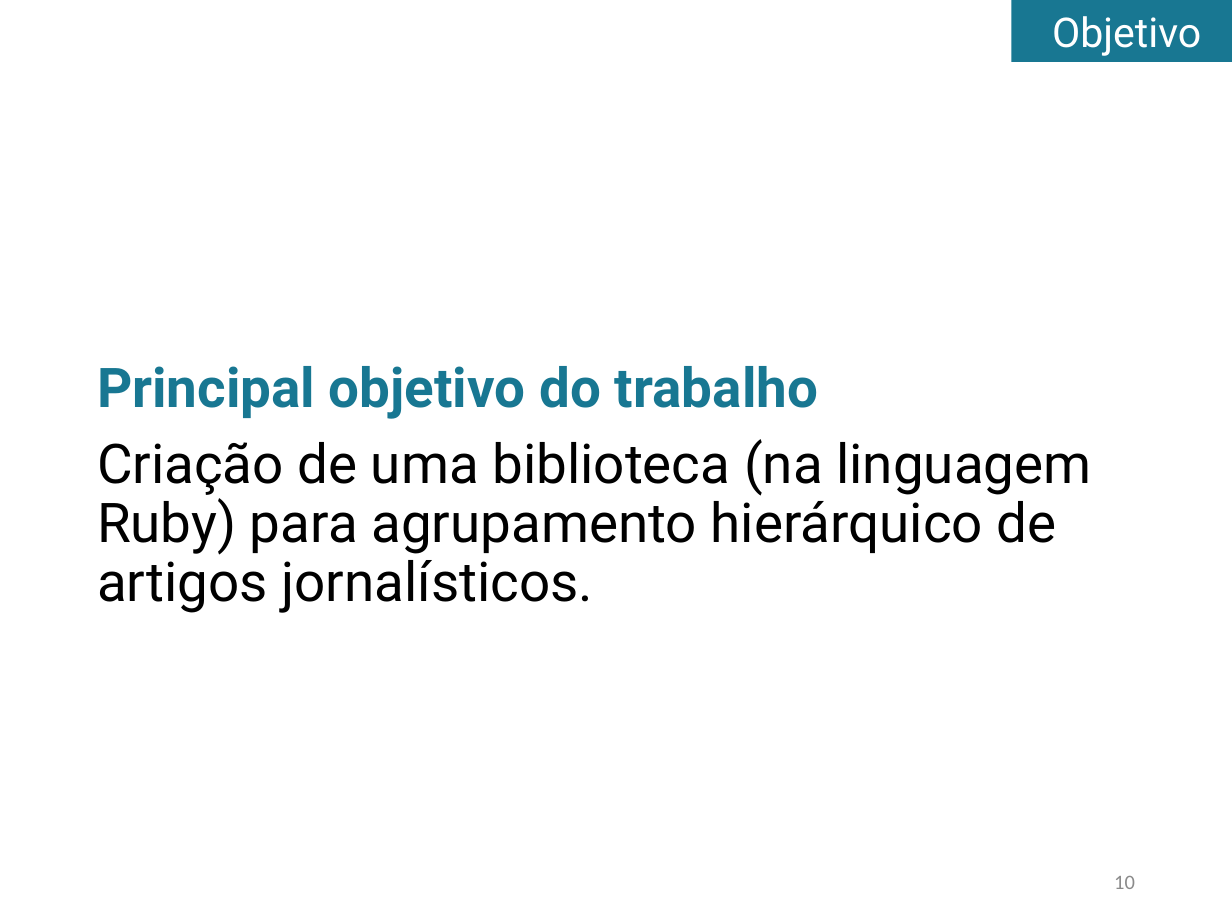
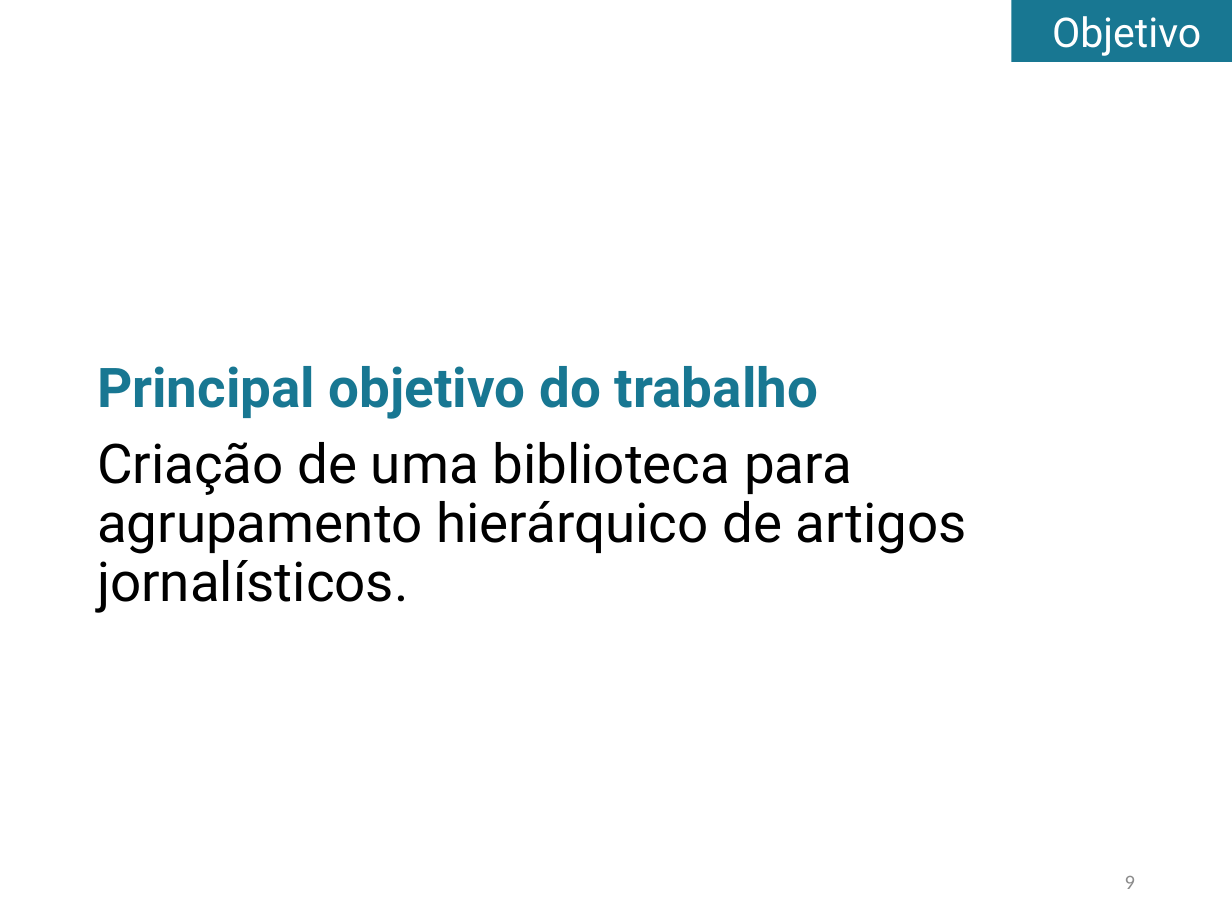
Before and after one commit to tomferreira/mac499, a slide deck: slide 9 of apresentacao/Apresentacao.pptx (slide 10 before the commit). Drawn at 1232x924 pixels with LibreOffice and Linux fonts; fonts in the diff are those of the drawing. Boxes give left, top, right and bottom in pixels: in the first picture for what was removed or moved away, otherwise in the second. Text is boxed around its words. In the diff, an @@ line names an element or a change of style, - is before the commit and + after.

```diff
--- a/apresentacao/Apresentacao.pptx
+++ b/apresentacao/Apresentacao.pptx
@@ text at <box>97,442,967,613</box>: text changed @@
-Criação de uma biblioteca (na linguagem Ruby) para agrupamento hierárquico de artigos jornalísticos.
+Criação de uma biblioteca para agrupamento hierárquico de artigos jornalísticos.
@@ page number at <box>1125,876,1135,889</box>: text changed @@
-10
+9
```
Also in this commit, not shown: 21 other slides changed, 15 slides added, 2 slides removed.
